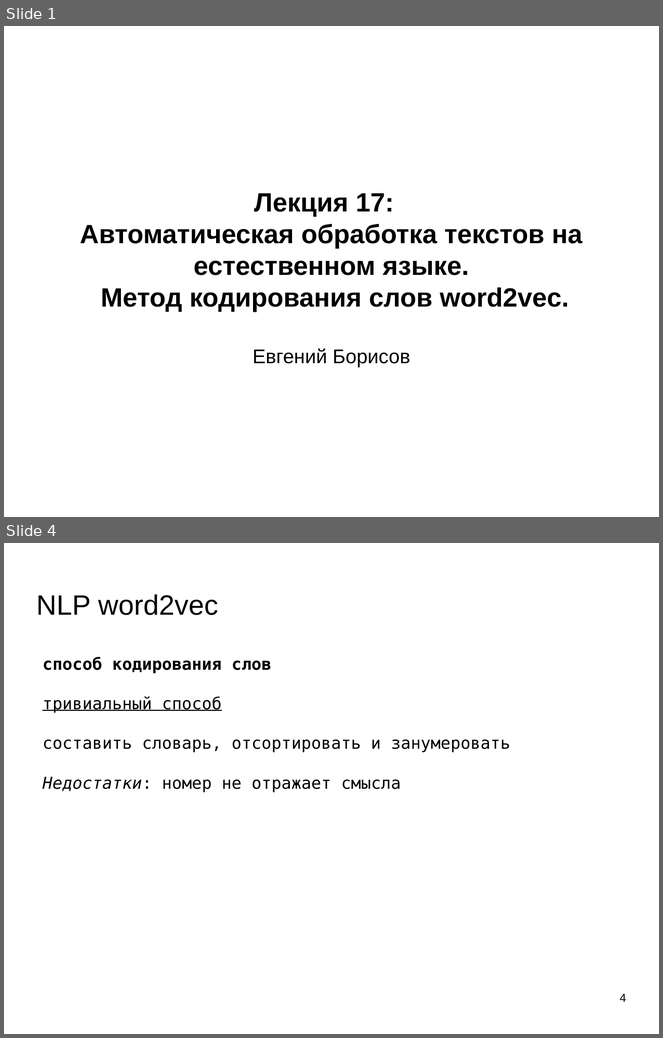
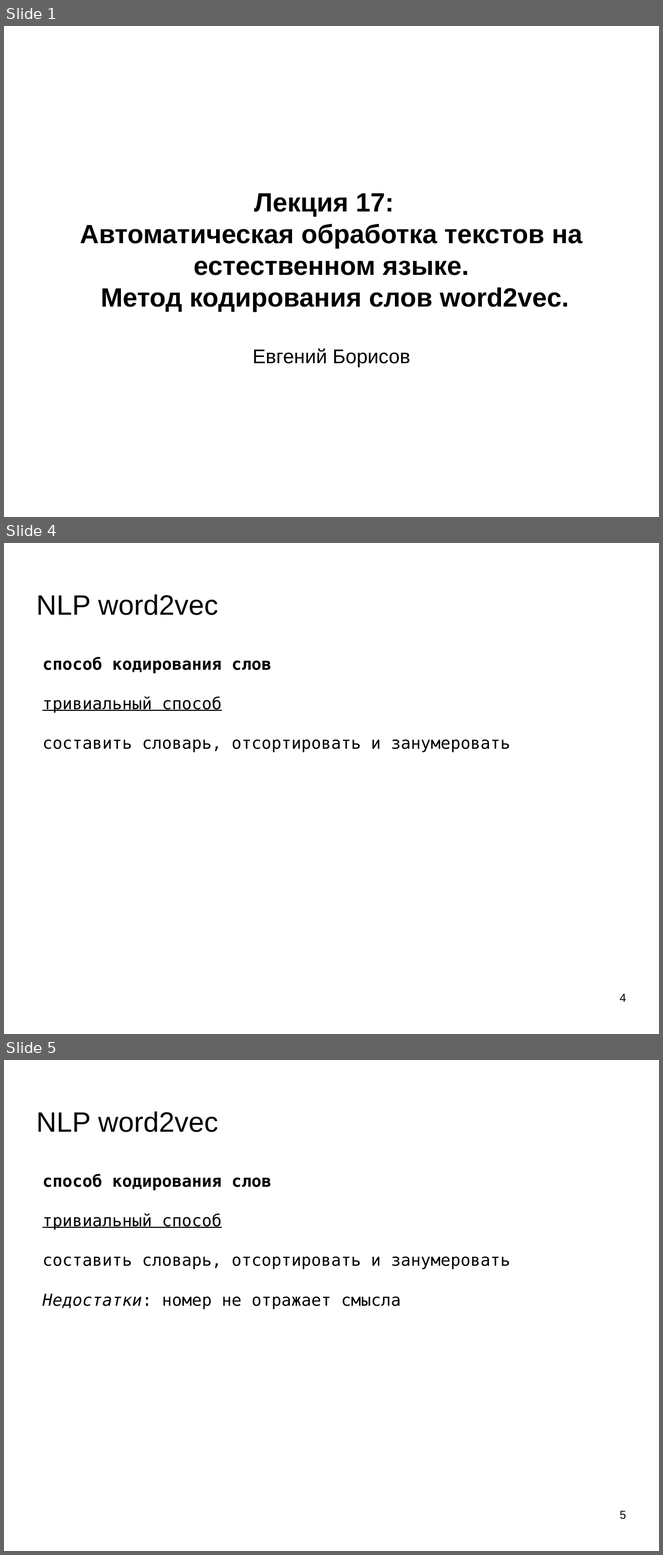
Before and after one commit to mechanoid5/ml_lectorium_legacy, a slide deck: 17-word2vec.odp. Shown one above the other, each under a label of ours: slides 1 and 4 before the commit, slides 1, 4 and 5 after it; the slides between them are not shown. The pictures are 663x1038 and 663x1555 pixels, drawn with LibreOffice and Linux fonts; fonts in the diff are those of the drawing; background and template pictures are left out. Boxes give left, top, right and bottom in pixels: in the first picture for what was removed or moved away, otherwise in the second. Text is boxed around its words. In the diff, an @@ line names an element or a change of style, - is before the commit and + after.

```diff
--- a/17-word2vec.odp
+++ b/17-word2vec.odp
@@ slide 4 added at (4, 543, 659, 1034), background picture (left out) @@
@@ title added at (37, 594, 218, 615), 33.9 pt, text #000000 @@
+NLP word2vec
@@ text added at (42, 657, 510, 753), 20 pt, text #000000 @@
+способ кодирования слов
+тривиальный способ
+составить словарь, отсортировать и занумеровать
@@ page number added at (620, 994, 626, 1002), 14 pt, text #000000 @@
+4
@@ what was slide 4 is now slide 5 @@
@@ page number at (620, 1511, 626, 1520): text changed @@
-4
+5
```
Also in this commit, not shown: 10 slides changed, 2 other slides added, 1 slide removed, 1 other file.
